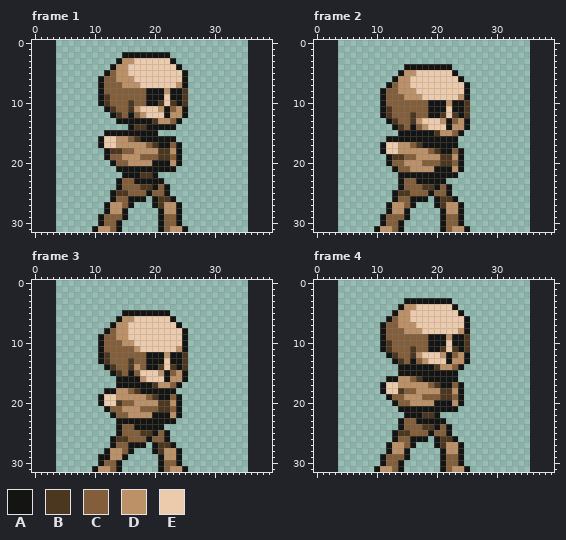
Pixel-art file -- GameProjects/Art/Enemies/Skeleton/Skeleton - Base/Idle/Idle.aseprite. The picture above was drawn from the file before the commit.
32x32 pixels, 4 frames. Shown: frame 1, frame 2, frame 3, frame 4. The old version is drawn lined up with the new one, on the new canvas.
Palette (. is transparent): A #141412  B #4b3720  C #825e3a  D #bd9168  E #eccbac
Pixels before, frame 1, first column x 10:
 2 .....AAAAAAAA...
 3 ....ADDEEEEEEA..
 4 ...ADDEEEEEEEEA.
 5 ..ACDDEEEEEEEEEA
 6 .ACCDDDEEEEEEEEA
 7 .ACCCDDDEEEEEEDA
 8 .ACCCCCCCAAADAAB
 9 .ABCCCCCCAAAEAAB
10 .ABCCCBCCAABEBAB
11 ..ABCCBDEEEDACDA
12 ...ABCACDEEEADDA
13 ....AAAAAABDDCA.
14 ......ABBAAAAA..
15 ..AAAAAAAAA.....
16 .AEEDDCBAAAAAA..
17 .AEEDDDDDCBAACA.
18 ..ABBCCDDDDBBDA.
19 ..ACCDDDCCCBBCA.
20 ...ACCDDDDAAADA.
21 ....AAAAAAAAAA..
22 .....AAABBA.....
23 ....ACCAAAAA....
24 ....ACCCBBACA...
25 ...ABBCCCACCA...
26 ...ACCAAA.ABBA..
27 ..ADDCA...ABDDA.
28 ..ADDA.....ADDA.
29 .ACCCA.....ACCA.
30 .ACCA......ACCA.
31 ADDCA......ACDDA
Pixels before, frame 2, first column x 10:
 4 .....AAAAAAAA...
 5 ....ADDEEEEEEA..
 6 ...ADDEEEEEEEEA.
 7 ..ACDDEEEEEEEEEA
 8 .ACCDDDEEEEEEEEA
 9 .ACCCDDDEEEEEEDA
10 .ACCCCCCCAAADAAB
11 .ABCCCCCCAAAEAAB
12 .ABCCCBCCAABEBAB
13 ..ABCCBDEEEDACDA
14 ...ABCACDEEEADDA
15 ....AAAAAABDDCA.
16 ..AAAAAAAAAAAA..
17 .AEEDDCBAAAAAA..
18 .AEEDDDDDCBAACA.
19 ..ABBCCDDDDBBDA.
20 ..ACCDDDCCCBBCA.
21 ...ACCDDDDAAADA.
22 ....AAAAAAAAAA..
23 ....ACCAAAAA....
24 ....ACCCBBACA...
25 ...ABBCCCACCA...
26 ...ACCAAA.ABBA..
27 ..ADDCA...ABDDA.
28 ..ADDA.....ADDA.
29 .ACCCA.....ACCA.
30 .ACCA......ACCA.
31 ADDCA......ACDDA
Pixels before, frame 3, first column x 10:
 5 .....AAAAAAAA...
 6 ....ADDEEEEEEA..
 7 ...ADDEEEEEEEEA.
 8 ..ACDDEEEEEEEEEA
 9 .ACCDDEEEEEEEEEA
10 .ACCCDDEEEEEEEEA
11 .ACCCCCDEEEEEEDA
12 .ABCCCCCCAAADAAB
13 .ABCCCBCCAAAEAAB
14 ..ABCCBDCAABEBAB
15 ...ABCACEEEDACDA
16 ....AAAADEEEADDA
17 ....AAAAAABDDCA.
18 ..AADDCBAAAAAA..
19 .AEEDDDDDCBAACA.
20 .AEEBCCDDDDBBDA.
21 ..ACCDDDCCCBBCA.
22 ...ACCDDDDAAADA.
23 ....AAAAAAAAAA..
24 ....ACCAAAAA....
25 ....ACCCBBACA...
26 ...ABBCCCACCA...
27 ...ACCAAA.ABBA..
28 ..ADDCA...ABDDA.
29 .AADDA.....ADDA.
30 .ACCA......ACCA.
31 ADDCA......ACDDA
Pixels before, frame 4, first column x 10:
 3 .....AAAAAAAA...
 4 ....ADDEEEEEEA..
 5 ...ADDEEEEEEEEA.
 6 ..ACDDEEEEEEEEEA
 7 .ACCDDDEEEEEEEEA
 8 .ACCCDDDEEEEEEDA
 9 .ACCCCCCCAAADAAB
10 .ABCCCCCCAAAEAAB
11 .ABCCCBCCAABEBAB
12 ..ABCCBDEEEDACDA
13 ...ABCACDEEEADDA
14 ....AAAAAABDDCA.
15 ....AAAAAAAAAA..
16 ..AADDCBAAAAAA..
17 .AEEDDDDDCBAACA.
18 .AEEBCCDDDDBBDA.
19 ..ACCDDDCCCBBCA.
20 ...ACCDDDDAAADA.
21 ....AAAAAAAAAA..
22 .....AAABBA.....
23 ....ACCAAAAA....
24 ....ACCCBBACA...
25 ...ABBCCCACCA...
26 ...ACCAAA.ABBA..
27 ..ADDCA...ABDDA.
28 ..ADDA.....ADDA.
29 .ACCCA.....ACCA.
30 .ACCA......ACCA.
31 ADDCA......ACDDA
After:
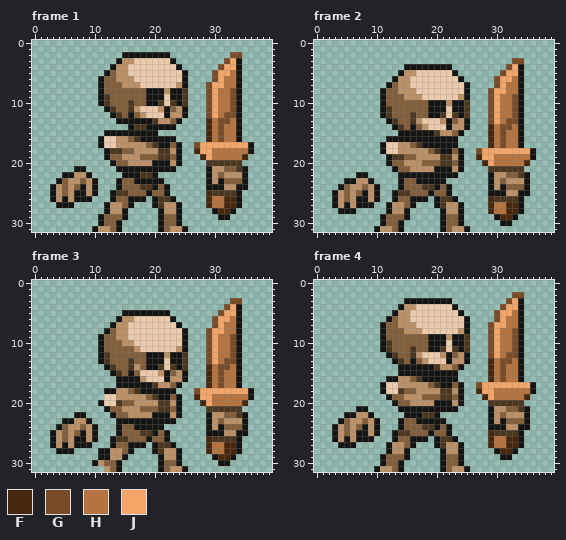
Colours new in this view: F #47280d  G #7a4b27  H #b5733f  J #f4a568
Diff:
canvas 32x32 -> 40x32, the old top-left corner now at 4,0
Changed rows in their new state; - is an unchanged pixel.
Frame 1:
first column x 3:
 2 ------------------------------GG--
 3 -----------------------------GJA--
 4 ----------------------------GJJA--
 5 ---------------------------GJJHA--
 6 ---------------------------GJHHA--
 7 --------------------------GJJHHA--
 8 --------------------------GJHHGA--
 9 --------------------------GJHHGA--
10 --------------------------GJHHGA--
11 --------------------------GJHHGA--
12 --------------------------GJHGGA--
13 --------------------------FHGGHA--
14 --------------------------FHGHHA--
15 --------------------------FHGHHA--
16 --------------------------FHGHHA--
17 ------------------------GJJJJJJJJA
18 ------------------------FJJHHHHHHA
19 -------------------------FJHHHHHF-
20 --------------------------BBBBBB--
21 ----AA--------------------ADDCCBA-
22 --AADDA-------------------ADCDDDA-
23 -ACDDCDA------------------ADACCCA-
24 ADCDCADA------------------AAADDAA-
25 ADCDAADA------------------FBBBBA--
26 ADADAAA-------------------FHHFFA--
27 -AAA----------------------FHHFFA--
28 ---------------------------AFFA---
29 ----------------------------AA----
Frame 2:
first column x 3:
 3 ------------------------------GG--
 4 -----------------------------GJA--
 5 ----------------------------GJJA--
 6 ---------------------------GJJHA--
 7 ---------------------------GJHHA--
 8 --------------------------GJJHHA--
 9 --------------------------GJHHGA--
10 --------------------------GJHHGA--
11 --------------------------GJHHGA--
12 --------------------------GJHHGA--
13 --------------------------GJHGGA--
14 --------------------------FHGGHA--
15 --------------------------FHGHHA--
16 --------------------------FHGHHA--
17 --------------------------FHGHHA--
18 ------------------------GJJJJJJJJA
19 ------------------------FJJHHHHHHA
20 -------------------------FJHHHHHF-
21 --------------------------BBBBBB--
22 ----AA--------------------ADDCCBA-
23 --AADDA-------------------ADCDDDA-
24 -ACDDCDA------------------ADACCCA-
25 ADCDCADA------------------AAADDAA-
26 ADCDAADA------------------FBBBBA--
27 ADADAAA-------------------FHHFFA--
28 -AAA----------------------FHHFFA--
29 ---------------------------AFFA---
30 ----------------------------AA----
Frame 3:
first column x 3:
 3 ------------------------------GG--
 4 -----------------------------GJA--
 5 ----------------------------GJJA--
 6 ---------------------------GJJHA--
 7 ---------------------------GJHHA--
 8 --------------------------GJJHHA--
 9 --------------------------GJHHGA--
10 --------------------------GJHHGA--
11 --------------------------GJHHGA--
12 --------------------------GJHHGA--
13 --------------------------GJHGGA--
14 --------------------------FHGGHA--
15 --------------------------FHGHHA--
16 --------------------------FHGHHA--
17 --------------------------FHGHHA--
18 ------------------------GJJJJJJJJA
19 --------.---------------FJJHHHHHHA
20 -------------------------FJHHHHHF-
21 --------------------------BBBBBB--
22 ----AA--------------------ADDCCBA-
23 --AADDA-------------------ADCDDDA-
24 -ACDDCDA------------------ADACCCA-
25 ADCDCADA------------------AAADDAA-
26 ADCDAADA------------------FBBBBA--
27 ADADAAA-------------------FHHFFA--
28 -AAA----A-----------------FHHFFA--
29 ---------------------------AFFA---
30 -------AD-------------------AA----
31 -------..-------------------------
Frame 4: the same change as frame 1
